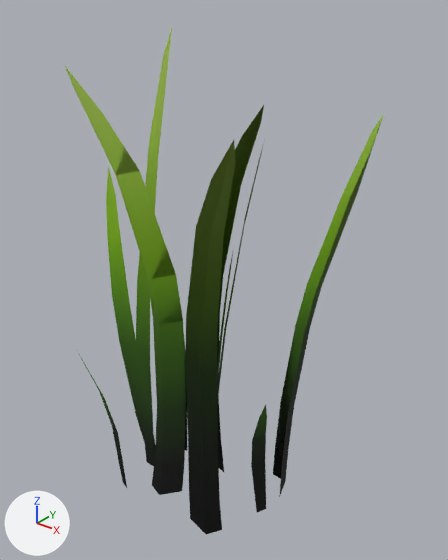
Two versions of the glTF model assets/nature/Grass_Common_Short.gltf, one commit apart.
The view is the same before and after, from a camera (50 mm lens) standing at (0.932, -1.069, 1.41) and looking at (-0.028, 0.131, 0.666). The lights are fixed; the arrows at lower left show +X, +Y and +Z. The first picture is the older version.

Names of what the first picture shows: 'Grass_Common_Short'.
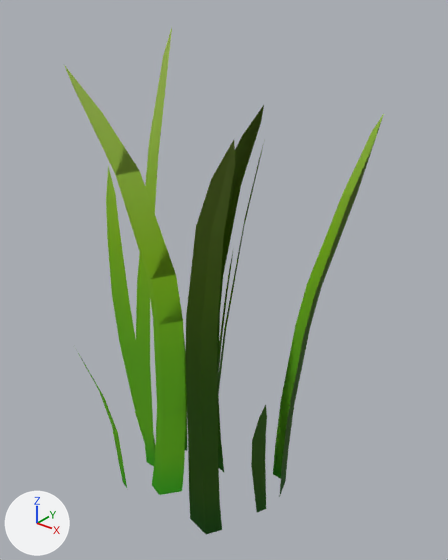
Changed parts and their boxes [x1, y1, x2, y2] in the pictures (448 x 560 px):
'Grass_Common_Short', recoloured (lighter): [95, 178, 344, 534] in both

Patch to the scene script:
```diff
--- a/assets/nature/Grass_Common_Short.gltf.py
+++ b/assets/nature/Grass_Common_Short.gltf.py
@@ mat_grass @@
 n1 = _N.new('ShaderNodeOutputMaterial'); n1.name = 'Material Output'
-n2 = _N.new('ShaderNodeMix'); n2.name = 'Mix'
-n2.data_type = 'RGBA'
-n2.blend_type = 'MULTIPLY'
-n2.inputs[0].default_value = 1.0  # 'Factor'
-n3 = _N.new('ShaderNodeVertexColor'); n3.name = 'Color Attribute'
 n4 = _N.new('ShaderNodeTexImage'); n4.name = 'Image Texture'
@@ mat_grass @@
 n0 = _N.new('ShaderNodeBsdfPrincipled'); n0.name = 'Principled BSDF'
 _L.new(n0.outputs[0], n1.inputs[0])  # 'BSDF' to 'Surface'
-_L.new(n2.outputs[2], n0.inputs[0])  # 'Result' to 'Base Color'
-_L.new(n3.outputs[0], n2.inputs[7])  # 'Color' to 'B'
-_L.new(n4.outputs[0], n2.inputs[6])  # 'Color' to 'A'
+_L.new(n4.outputs[0], n0.inputs[0])  # 'Color' to 'Base Color'
@@ me_plane_014 @@
 me_plane_014.from_pydata(...)  # 153 vertices, 155 faces; spans x -0.356..0.283, y -0.258..0.479, z -0.022..1.312
 # used by ob_grass_common_short; location = (0.0, 0.0, 0.0)
+# me_plane_014 part 1: vertex colours changed
 me_plane_014.materials.append(mat_grass)
```
